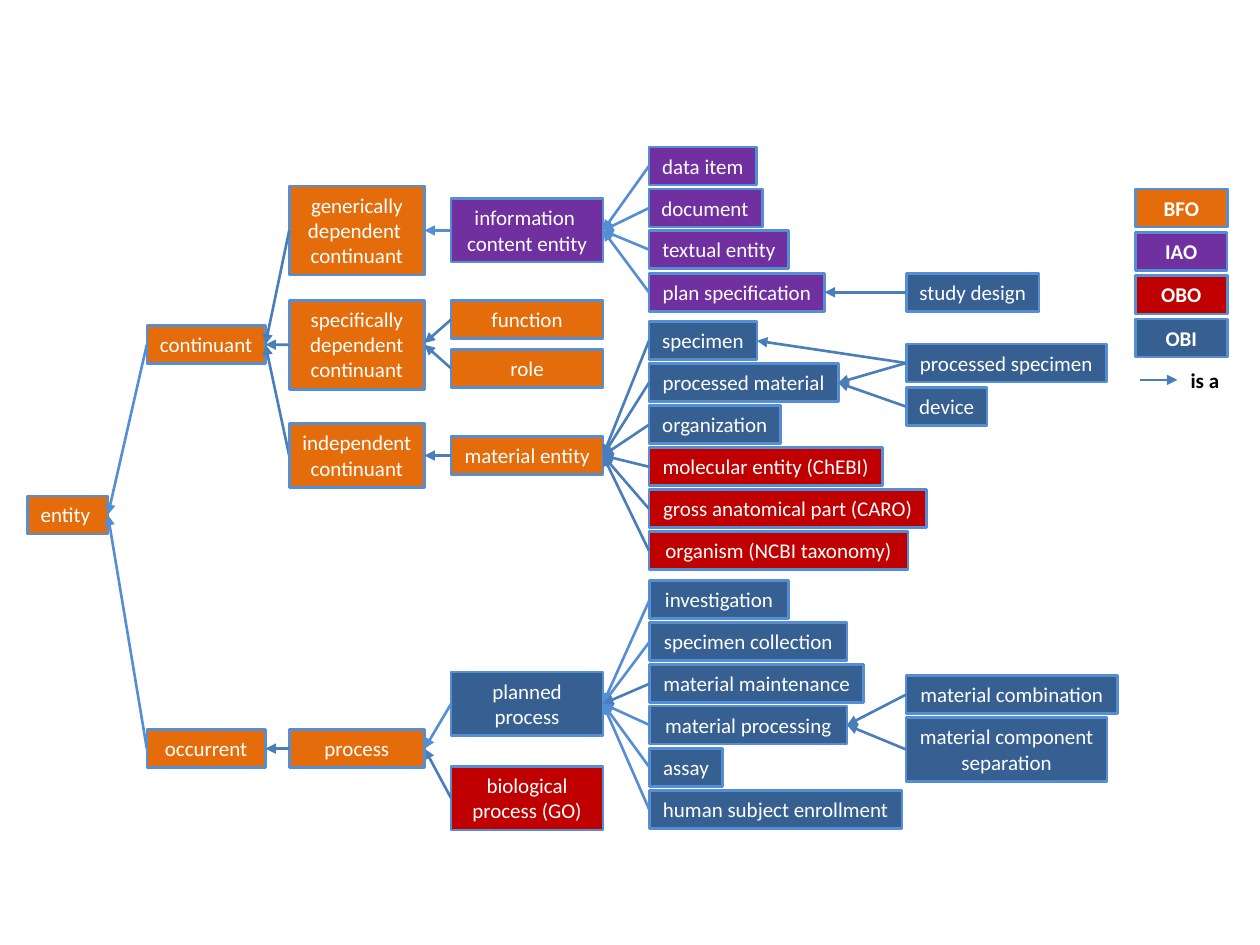
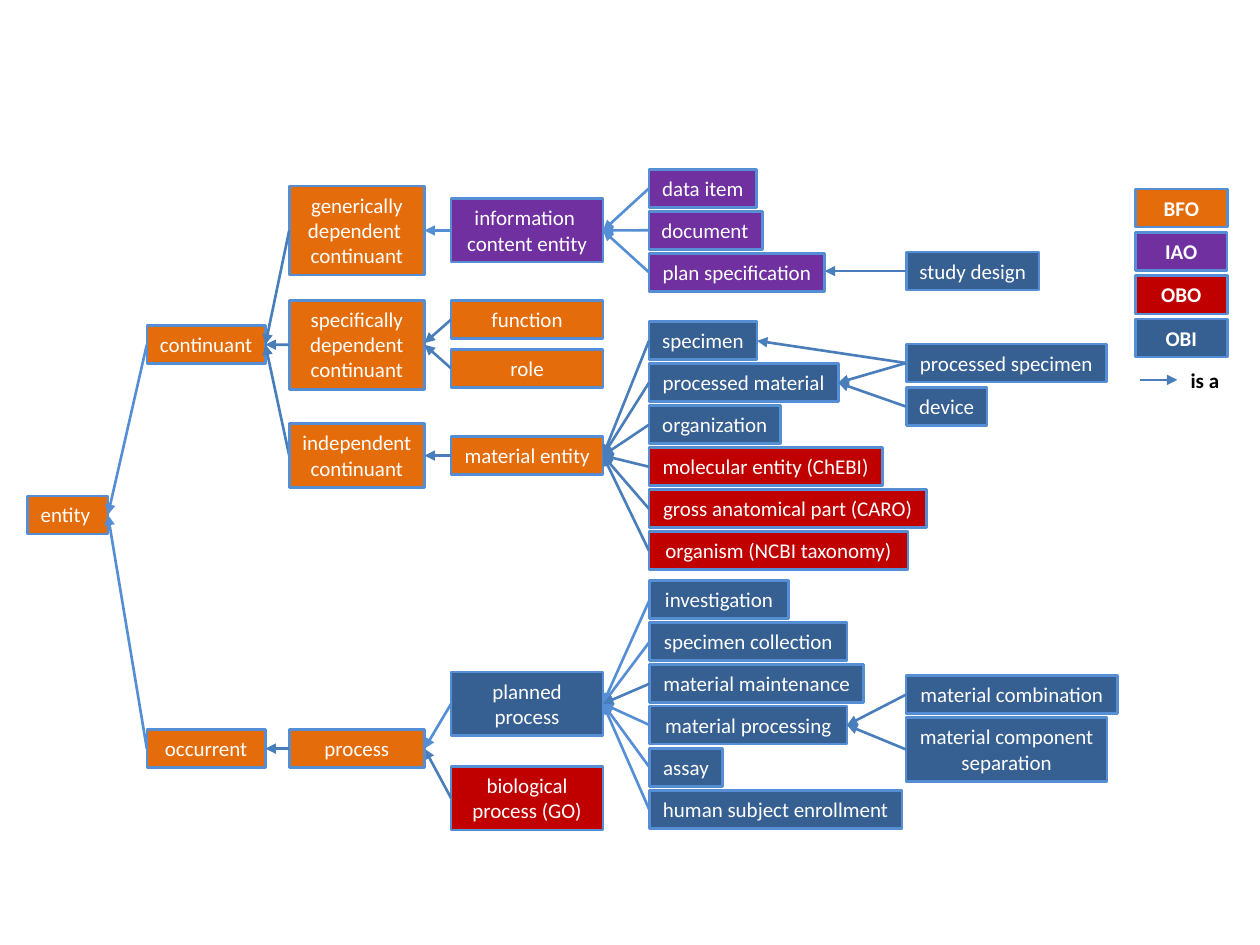
Before and after one commit to obi-ontology/obi-legacy-svn, a slide deck: slide 1 of trunk/docs/papers/release/Figure 1.pptx. Drawn at 1260x945 pixels with LibreOffice and Linux fonts; fonts in the diff are those of the drawing. Boxes give left, top, right and bottom in pixels: in the first picture for what was removed or moved away, otherwise in the second. Text is boxed around its words. In the diff, an @@ line names an element or a change of style, - is before the commit and + after.

Commit message:
textual entity removed from Figure 1 based on Bjoern's suggestion

```diff
--- a/trunk/docs/papers/release/Figure 1.pptx
+++ b/trunk/docs/papers/release/Figure 1.pptx
@@ rectangle "data item": place and size @@
-rectangle "data item" at (649, 147, 756, 185)
+rectangle "data item" at (649, 169, 756, 207)
@@ arrow moved from (649, 166) - (604, 231) to (649, 189) - (604, 231) @@
@@ arrow moved from (649, 292) - (604, 231) to (649, 272) - (604, 231) @@
@@ arrow moved from (649, 208) - (604, 231) to (649, 231) - (604, 231) @@
@@ arrow removed from (649, 249) to (604, 231) @@
@@ rectangle "document": place and size @@
-rectangle "document" at (649, 189, 762, 227)
+rectangle "document" at (649, 212, 762, 249)
@@ rectangle removed at (649, 231, 789, 268) @@
-textual entity
@@ 2 rectangles, 1 arrow: place and size @@
-2 rectangles, 1 arrow at (649, 273, 1040, 311)
+2 rectangles, 1 arrow at (649, 252, 1040, 291)
```
Also in this commit, not shown: 1 other file.
